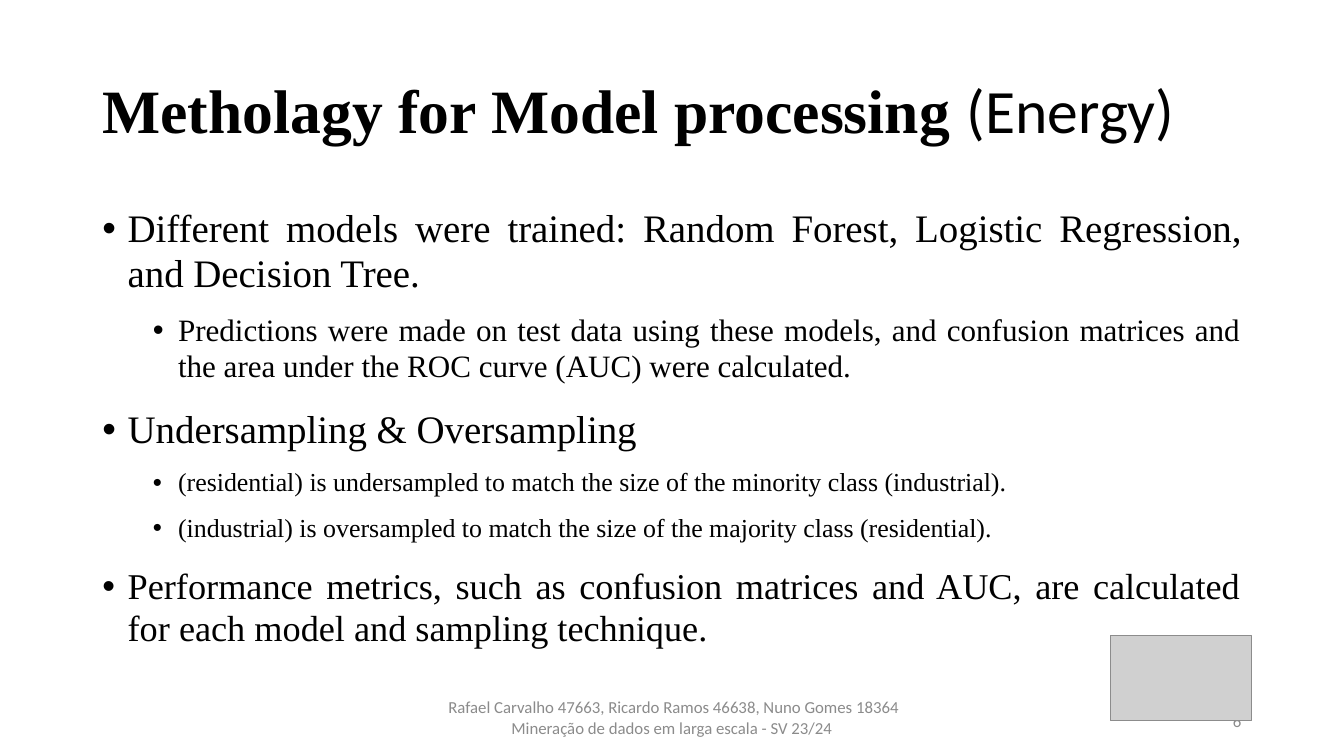
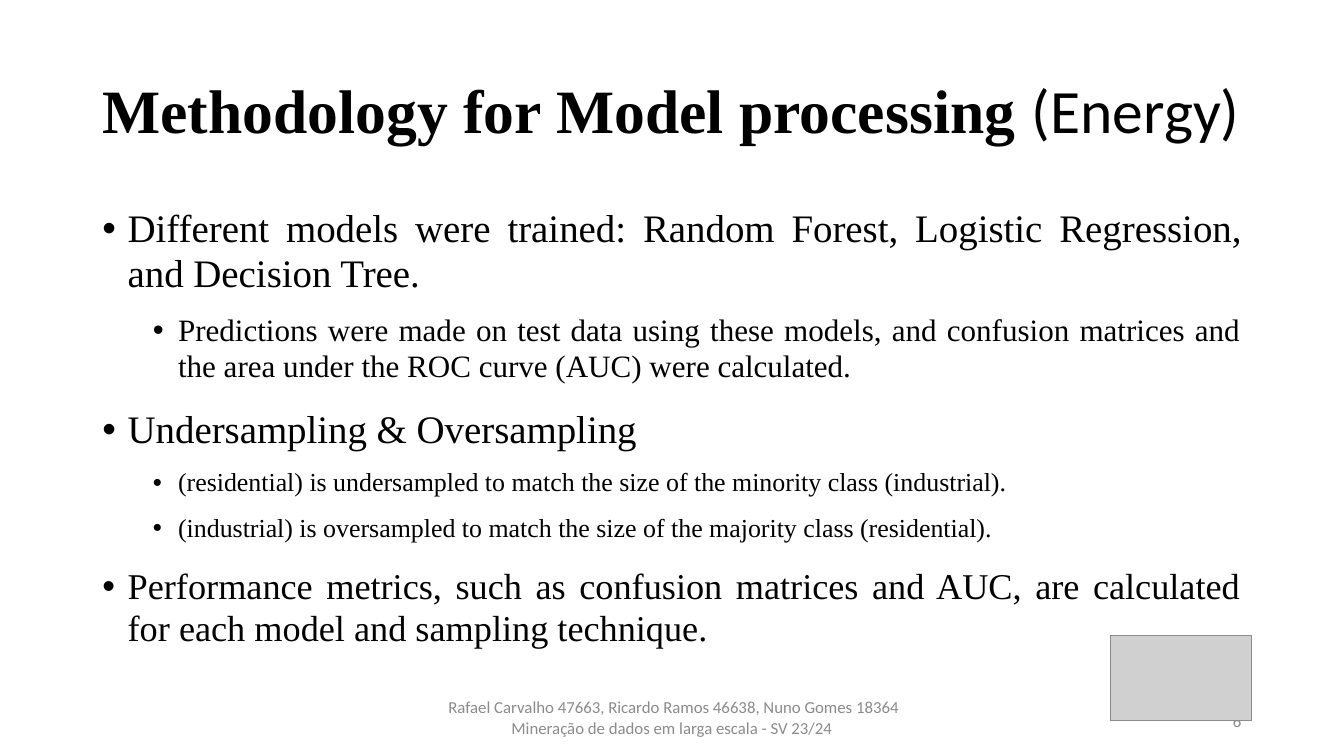
Before and after one commit to rcarvalho16/MDLE-23-24, a slide deck: slide 6 of Trabalho_Pratico/Powerpoint_vNG.pptx. Drawn at 1344x756 pixels with LibreOffice and Linux fonts; fonts in the diff are those of the drawing; grey boxes stand for pictures. Boxes give left, top, right and bottom in pixels: in the first picture for what was removed or moved away, otherwise in the second. Text is boxed around its words. In the diff, an @@ line names an element or a change of style, - is before the commit and + after.

```diff
--- a/Trabalho_Pratico/Powerpoint_vNG.pptx
+++ b/Trabalho_Pratico/Powerpoint_vNG.pptx
@@ title at [102, 88, 1240, 144]: text changed @@
-Metholagy for Model processing (Energy)
+Methodology for Model processing (Energy)
```
Also in this commit, not shown: 1 other slide changed, 2 other files.
